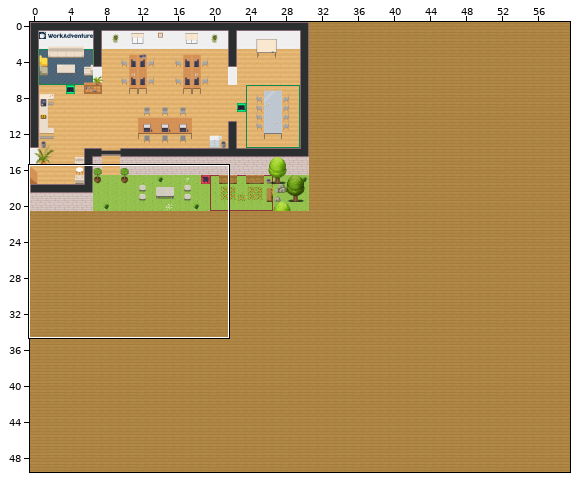
A Tiled map (JSON) gets an edit: map.tmj. The picture above shows the old version from afar; the outline marks the close-up.
Close-up. First the earlier version:
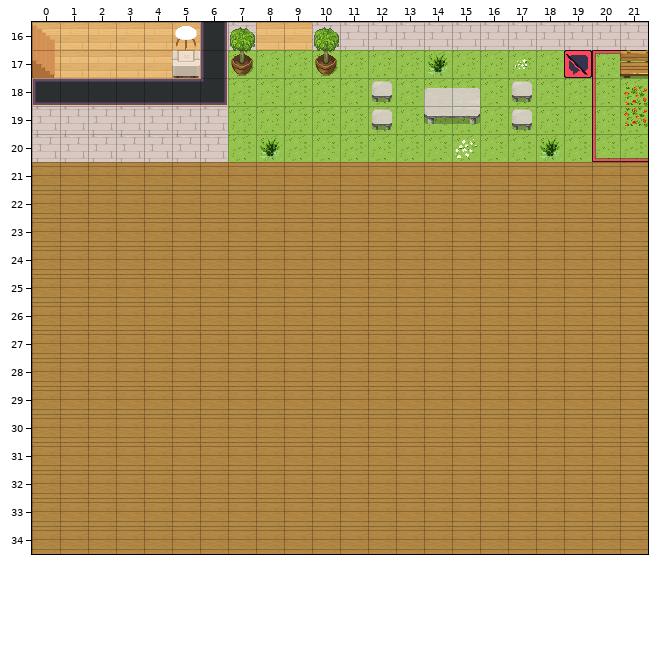
Cells are 32x32 px. Shown: x 0..21, y 16..34. The commit also changed other parts of the map, which this record leaves out.
After the commit:
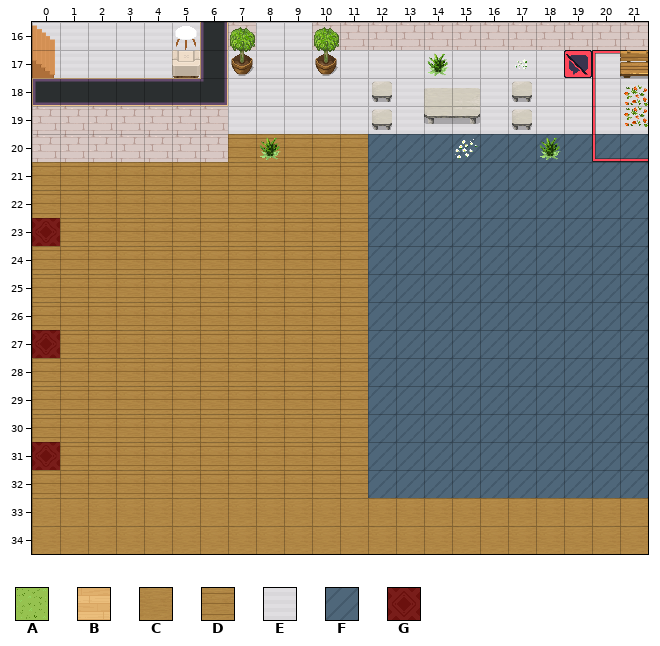
Key: from "WA_Exterior": A 628; from "WA_Room_Builder": B 350, C 353, D 356, E 358, F 360, G 387.
_ is an empty cell.
From old to new:
Layer "collisions":
Tile D gives way to one hidden under a higher layer in rows 21 to 24 at x 12; in rows 27 to 32 at x 12; in row 33 at x 0 to 4 and 7 to 21.
The author cleared tile D in rows 21 to 22 at x 13 to 21; in row 23 at x 0 and 13 to 21; in row 24 at x 13 to 21; in rows 25 to 26 at x 12 to 21; in row 27 at x 0 and 13 to 21; in rows 28 to 30 at x 13 to 21.
The author cleared tile D in row 31 at x 0 and 13 to 21; in row 32 at x 13 to 21; in row 33 at x 5 to 6; in row 34 at x 0 to 21.
Layer "floor/floor1":
Tile C is added in rows 33 to 34 at x 0 to 21.
Tile D replaces tile A in row 20 at x 7 to 11.
Tile E replaces tile A in row 17 at x 7 to 18 and 20 to 21; in rows 18 to 19 at x 7 to 21.
Tile E replaces tile B in row 16 at x 0 to 5 and 8 to 9; in row 17 at x 0 to 5.
Tile F replaces tile A in row 20 at x 12 to 21.
Tile F is added in rows 21 to 32 at x 12 to 21.
Tile G is added in row 23 at x 0; in row 27 at x 0; in row 31 at x 0.
Boxes around the changes in both close-ups, in picture pixels (x1, y1, x2, y2):
changed: (32, 22, 648, 550)
